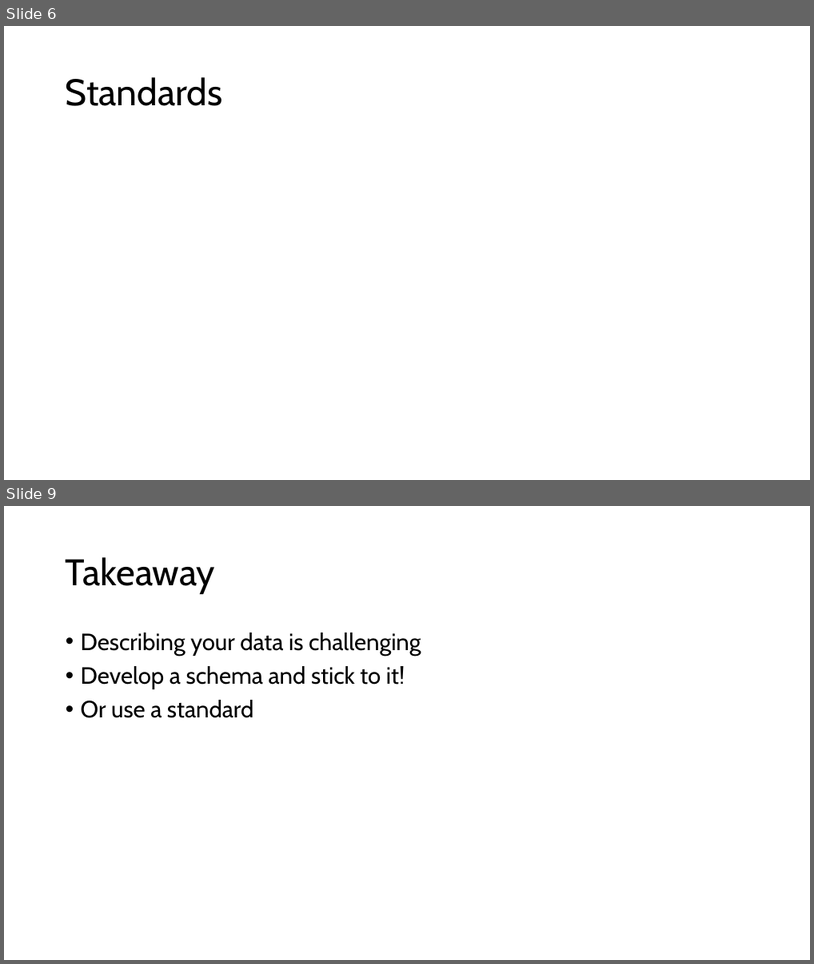
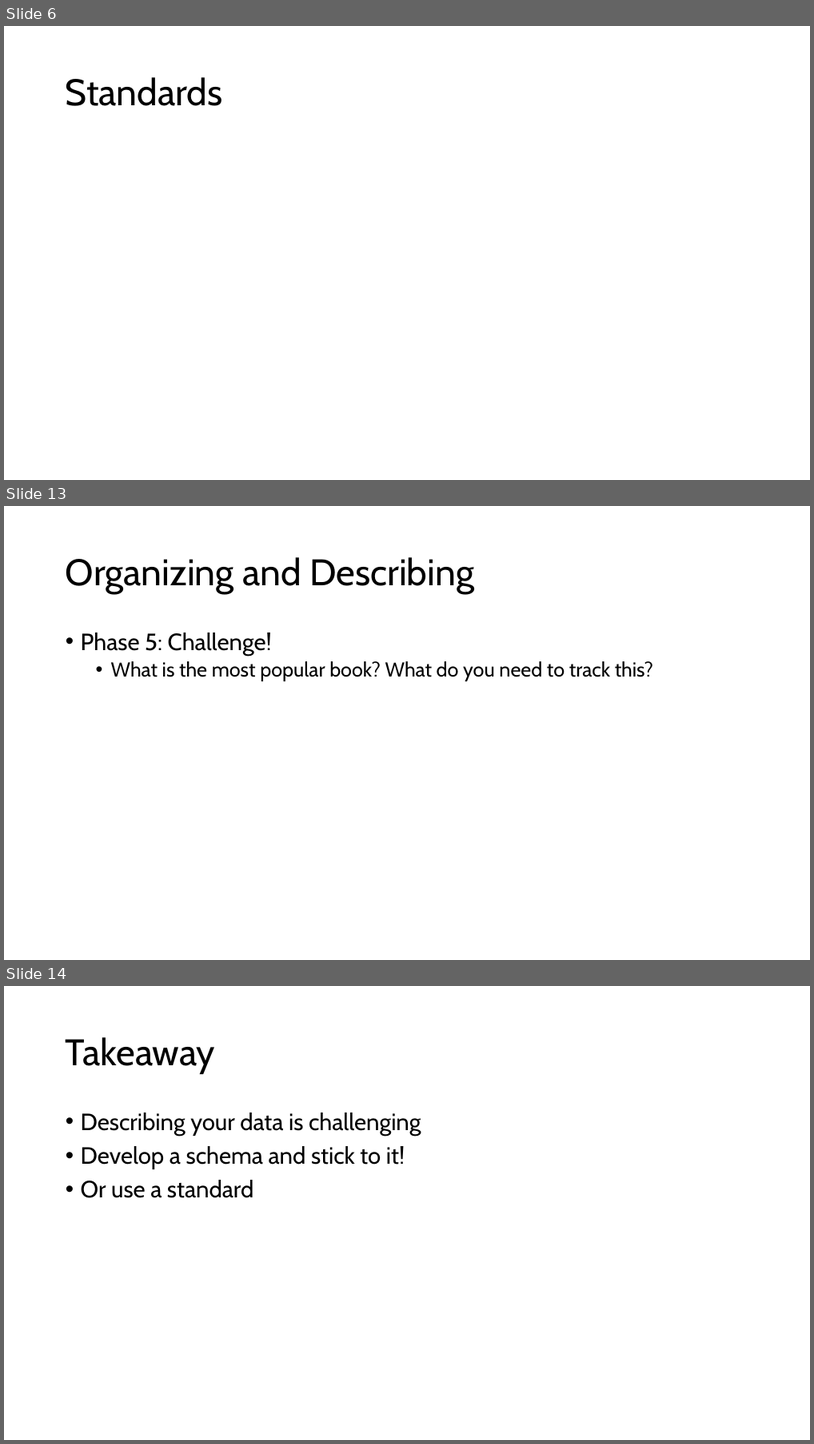
Before and after one commit to walshbr/data-for-the-rest-of-us, a slide deck: resources/week-3/description.pptx. Shown one above the other, each under a label of ours: slides 6 and 9 before the commit, slides 6, 13 and 14 after it; the slides between them are not shown. The pictures are 814x964 and 814x1444 pixels, drawn with LibreOffice and Linux fonts; fonts in the diff are those of the drawing; background and template pictures are left out. Boxes give left, top, right and bottom in pixels: in the first picture for what was removed or moved away, otherwise in the second. Text is boxed around its words. In the diff, an @@ line names an element or a change of style, - is before the commit and + after.

```diff
--- a/resources/week-3/description.pptx
+++ b/resources/week-3/description.pptx
@@ slide 13 added at box(4, 506, 810, 960), background #FFFFFF @@
@@ title added at box(66, 557, 474, 594), 44 pt, text #000000 @@
+Organizing and Describing
@@ text added at box(81, 632, 654, 681), 24 pt, text #000000 @@
+• Phase 5: Challenge!
+  • What is the most popular book? What do you need to track this?
@@ what was slide 9 is now slide 14 @@
```
Also in this commit, not shown: 1 slide changed, 4 other slides added, 1 other file.
